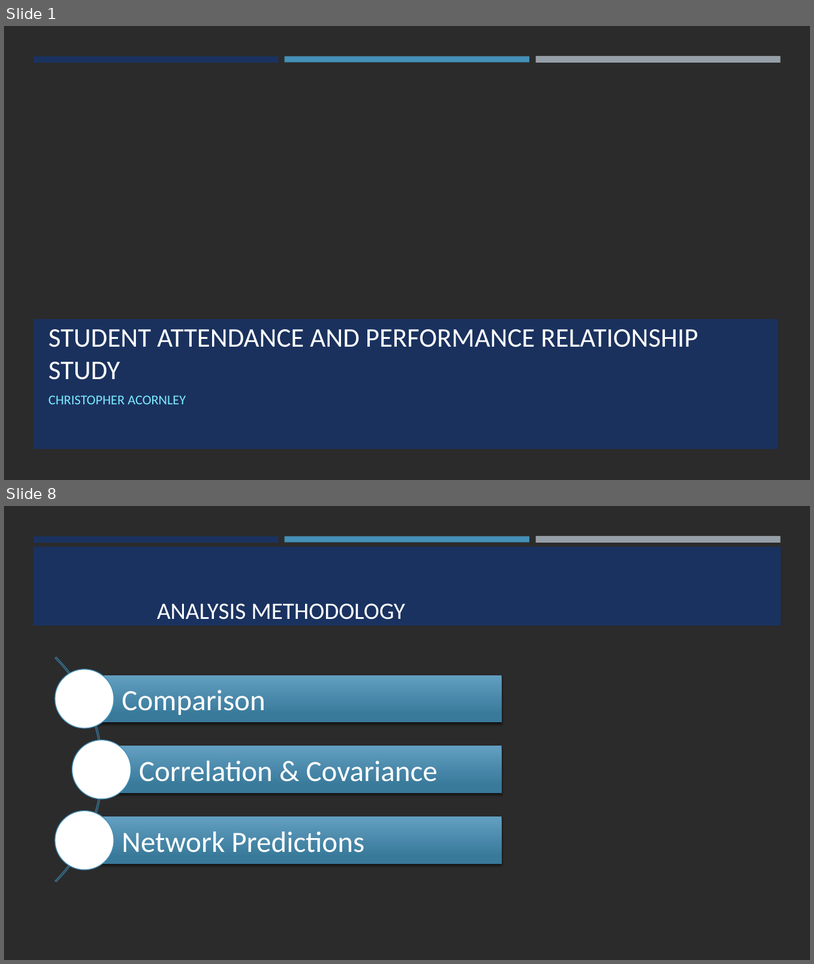
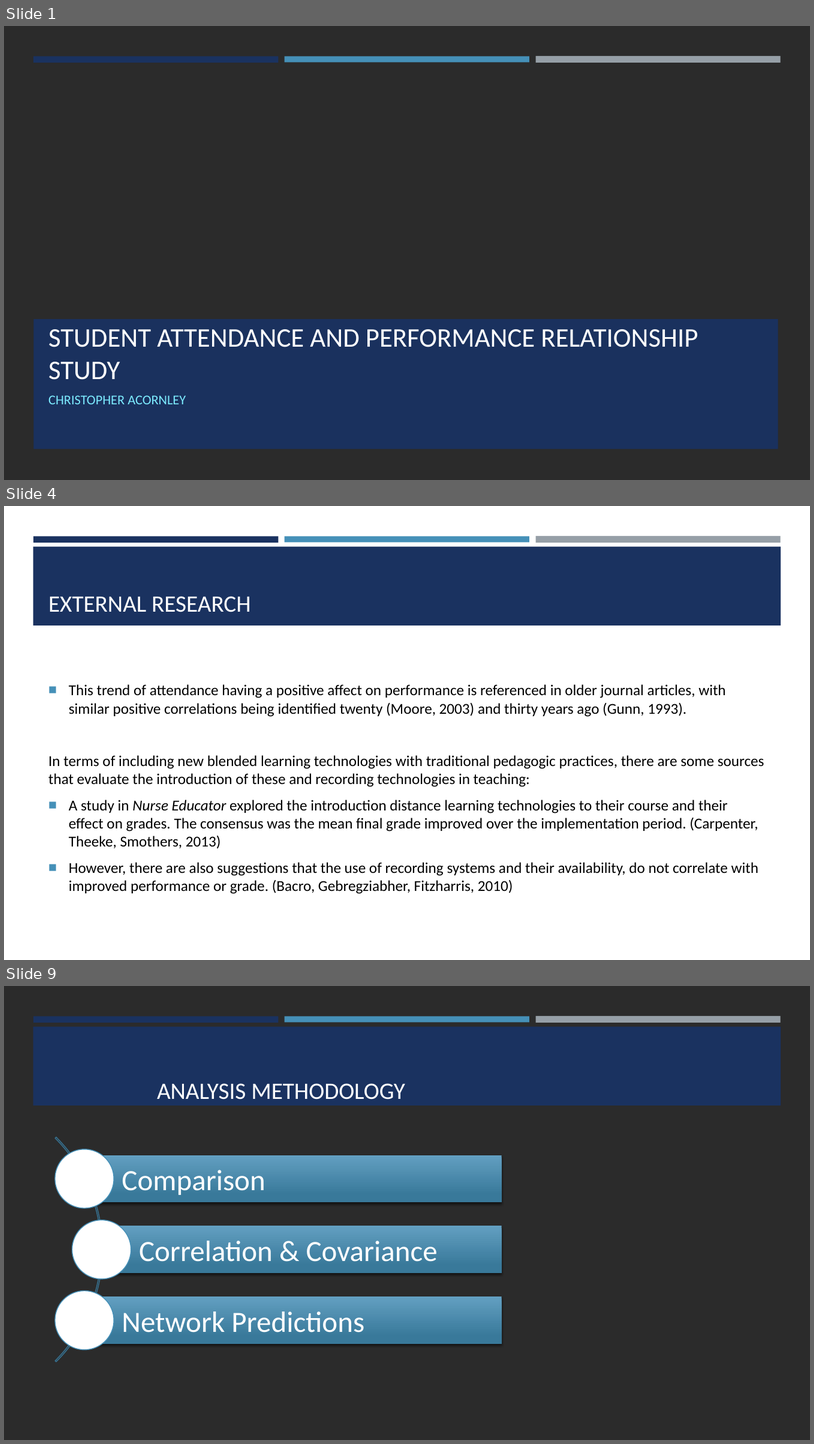
Before and after one commit to ChrisAcornleyPhD/CAP512Data, a slide deck: scripts/CAP512.pptx. Shown one above the other, each under a label of ours: slides 1 and 8 before the commit, slides 1, 4 and 9 after it; the slides between them are not shown. The pictures are 814x964 and 814x1444 pixels, drawn with LibreOffice and Linux fonts; fonts in the diff are those of the drawing; background and template pictures are left out; a plain dark background stands for a picture behind light text. Boxes give left, top, right and bottom in pixels: in the first picture for what was removed or moved away, otherwise in the second. Text is boxed around its words. In the diff, an @@ line names an element or a change of style, - is before the commit and + after.

```diff
--- a/scripts/CAP512.pptx
+++ b/scripts/CAP512.pptx
@@ slide 4 added at (x1=4, y1=506, x2=810, y2=960), background #FFFFFF; not listed: 4 template elements that a slide beside it also shows @@
@@ title added at (x1=48, y1=596, x2=251, y2=612), 28 pt, text #FFFFFF @@
+EXTERNAL RESEARCH
@@ text added at (x1=48, y1=684, x2=765, y2=894), 18 pt, text #000000 @@
+■ This trend of attendance having a positive affect on performance is referenced in older journal articles, with similar positive correlations being identified twenty (Moore, 2003) and thirty years ago (Gunn, 1993).
+In terms of including new blended learning technologies with traditional pedagogic practices, there are some sources that evaluate the introduction of these and recording technologies in teaching:
+■ A study in Nurse Educator explored the introduction distance learning technologies to their course and their effect on grades. The consensus was the mean final grade improved over the implementation period. (Carpenter, Theeke, Smothers, 2013)
+■ However, there are also suggestions that the use of recording systems and their availability, do not correlate with improved performance or grade. (Bacro, Gebregziabher, Fitzharris, 2010)
@@ what was slide 8 is now slide 9 @@
```
Also in this commit, not shown: 22 slides changed, 2 other slides added.
